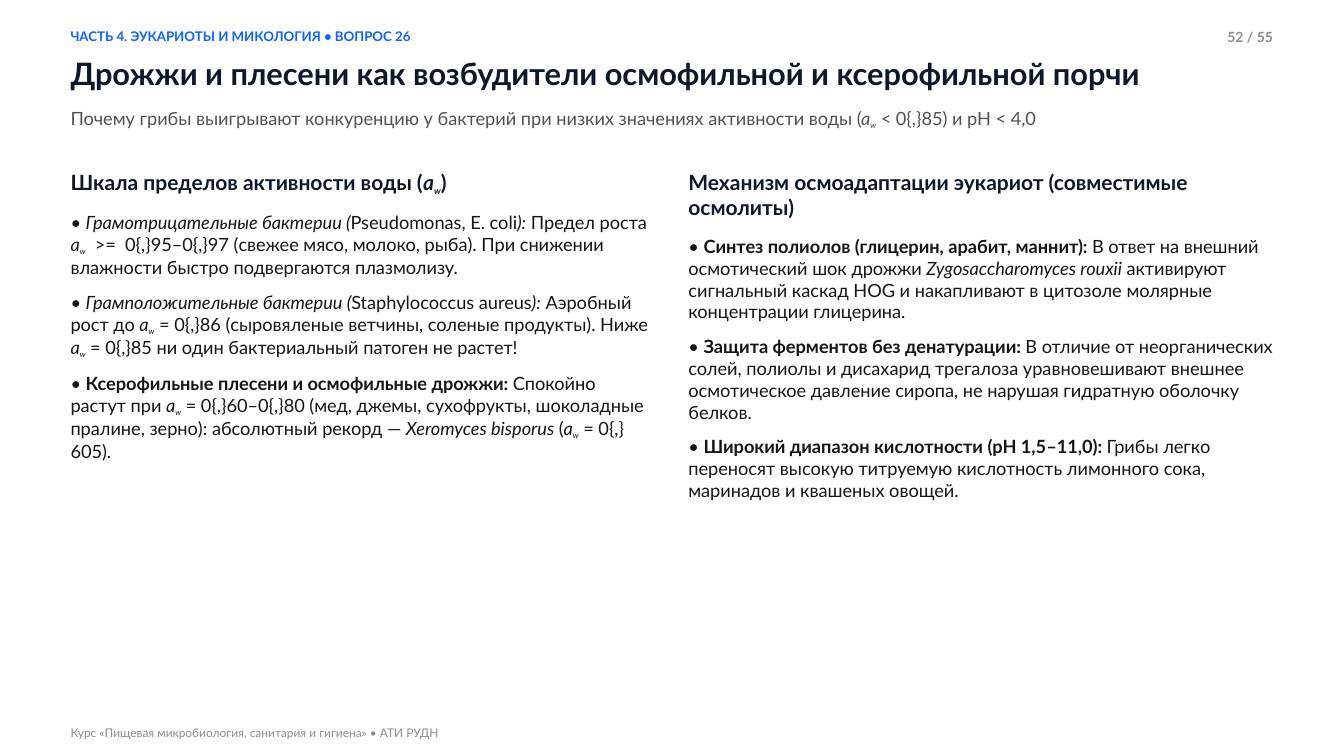
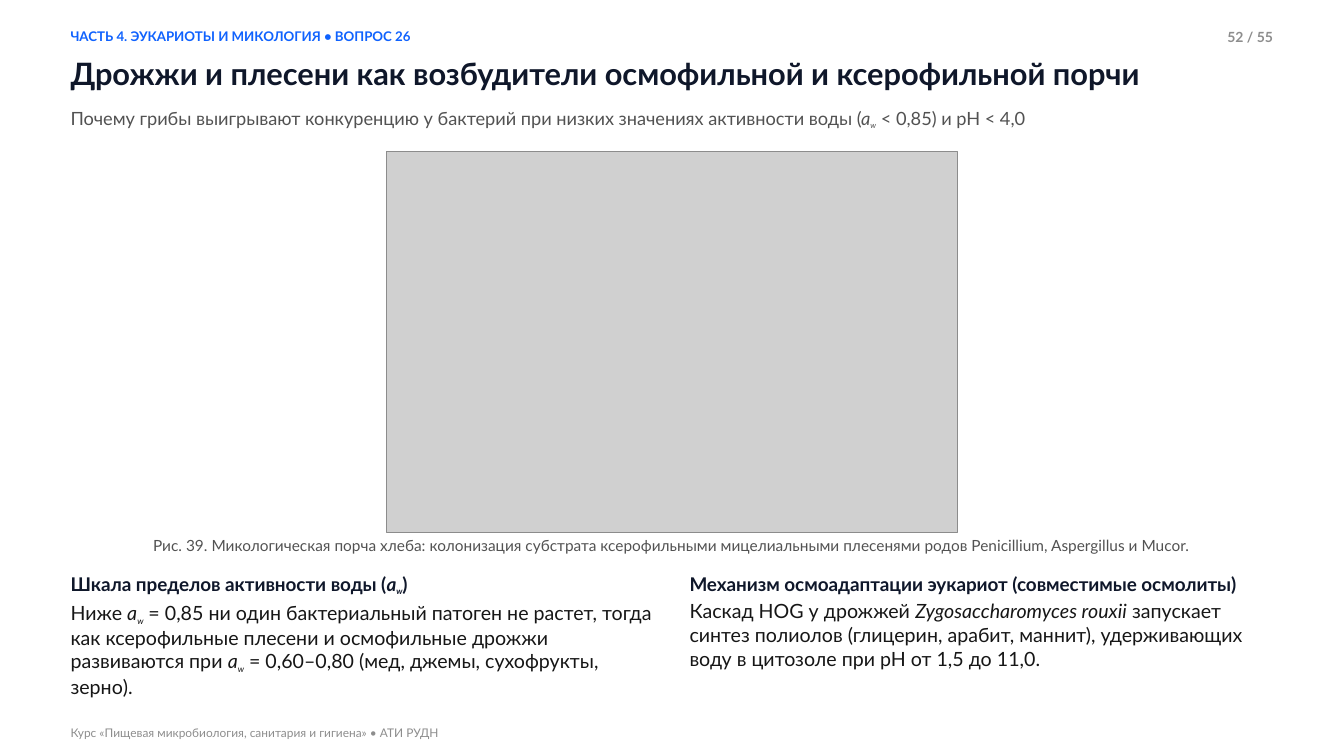
Before and after one commit to yaroslavtsevam/microbio-ati-rudn.github.io, a slide deck: slide 52 of assets/presentations/Lecture_02_Microbiology.pptx. Drawn at 1344x756 pixels with LibreOffice and Linux fonts; fonts in the diff are those of the drawing; grey boxes stand for pictures. Boxes give left, top, right and bottom in pixels: in the first picture for what was removed or moved away, otherwise in the second. Text is boxed around its words. In the diff, an @@ line names an element or a change of style, - is before the commit and + after.

Commit message:
Fix Lecture 2 presentation: enlarge body text in PPTX, fix math/chem formulas, transparent headerless SVG schemes, add 6 fungi illustrations

```diff
--- a/assets/presentations/Lecture_02_Microbiology.pptx
+++ b/assets/presentations/Lecture_02_Microbiology.pptx
@@ text at <box>71,111,1025,128</box>: text changed @@
-Почему грибы выигрывают конкуренцию у бактерий при низких значениях активности воды (aw < 0{,}85) и pH < 4,0
+Почему грибы выигрывают конкуренцию у бактерий при низких значениях активности воды (aw < 0,85) и pH < 4,0
@@ picture added at <box>386,151,958,532</box> @@
@@ text removed at <box>688,173,1273,500</box> @@
-Механизм осмоадаптации эукариот (совместимые осмолиты)
-• Синтез полиолов (глицерин, арабит, маннит): В ответ на внешний осмотический шок дрожжи Zygosaccharomyces rouxii активируют сигнальный каскад HOG и накапливают в цитозоле молярные концентрации глицерина.
-• Защита ферментов без денатурации: В отличие от неорганических солей, полиолы и дисахарид трегалоза уравновешивают внешнее осмотическое давление сиропа, не нарушая гидратную оболочку белков.
-• Широкий диапазон кислотности (pH 1,5–11,0): Грибы легко переносят высокую титруемую кислотность лимонного сока, маринадов и квашеных овощей.
@@ text added at <box>153,539,1189,554</box>, 11 pt, text #525252 @@
+Рис. 39. Микологическая порча хлеба: колонизация субстрата ксерофильными мицелиальными плесенями родов Penicillium, Aspergillus и Mucor.
@@ text at <box>71,577,377,595</box>: size 15 to 13.5 pt in "Шкала пределов активности воды (aw)"; size 11.2 to 10.3 pt in "(aw)"; less space between paragraphs @@
@@ text "Шкала пределов активности воды (aw)": place and size @@
-text "Шкала пределов активности воды (aw)" at <box>71,174,648,461</box>
+text "Шкала пределов активности воды (aw)" at <box>71,577,651,698</box>
@@ text added at <box>690,576,1243,670</box>, 14 pt, text #161616 @@
+Механизм осмоадаптации эукариот (совместимые осмолиты)
+Каскад HOG у дрожжей Zygosaccharomyces rouxii запускает синтез полиолов (глицерин, арабит, маннит), удерживающих воду в цитозоле при pH от 1,5 до 11,0.
@@ text at <box>71,605,651,698</box>: text changed; size 13 to 14 pt @@
-• Грамотрицательные бактерии (Pseudomonas, E. coli): Предел роста aw >= 0{,}95–0{,}97 (свежее мясо, молоко, рыба). При снижении влажности быстро подвергаются плазмолизу.
-• Грамположительные бактерии (Staphylococcus aureus): Аэробный рост до aw = 0{,}86 (сыровяленые ветчины, соленые продукты). Ниже aw = 0{,}85 ни один бактериальный патоген не растет!
-• Ксерофильные плесени и осмофильные дрожжи: Спокойно растут при aw = 0{,}60–0{,}80 (мед, джемы, сухофрукты, шоколадные пралине, зерно): абсолютный рекорд — Xeromyces bisporus (aw = 0{,}605).
+Ниже aw = 0,85 ни один бактериальный патоген не растет, тогда как ксерофильные плесени и осмофильные дрожжи развиваются при aw = 0,60–0,80 (мед, джемы, сухофрукты, зерно).
```
Also in this commit, not shown: 54 other slides changed, 20 other files.
